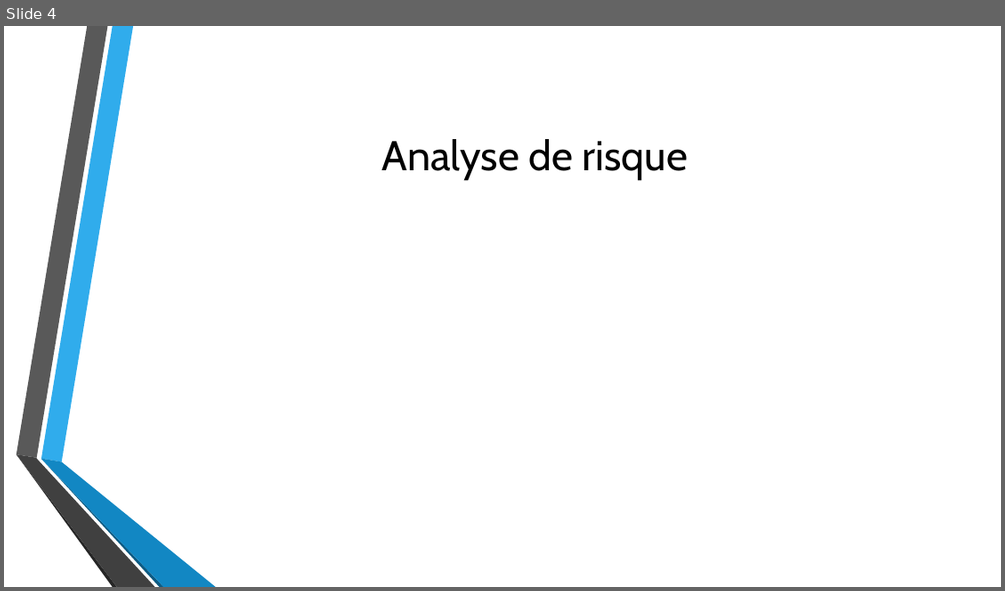
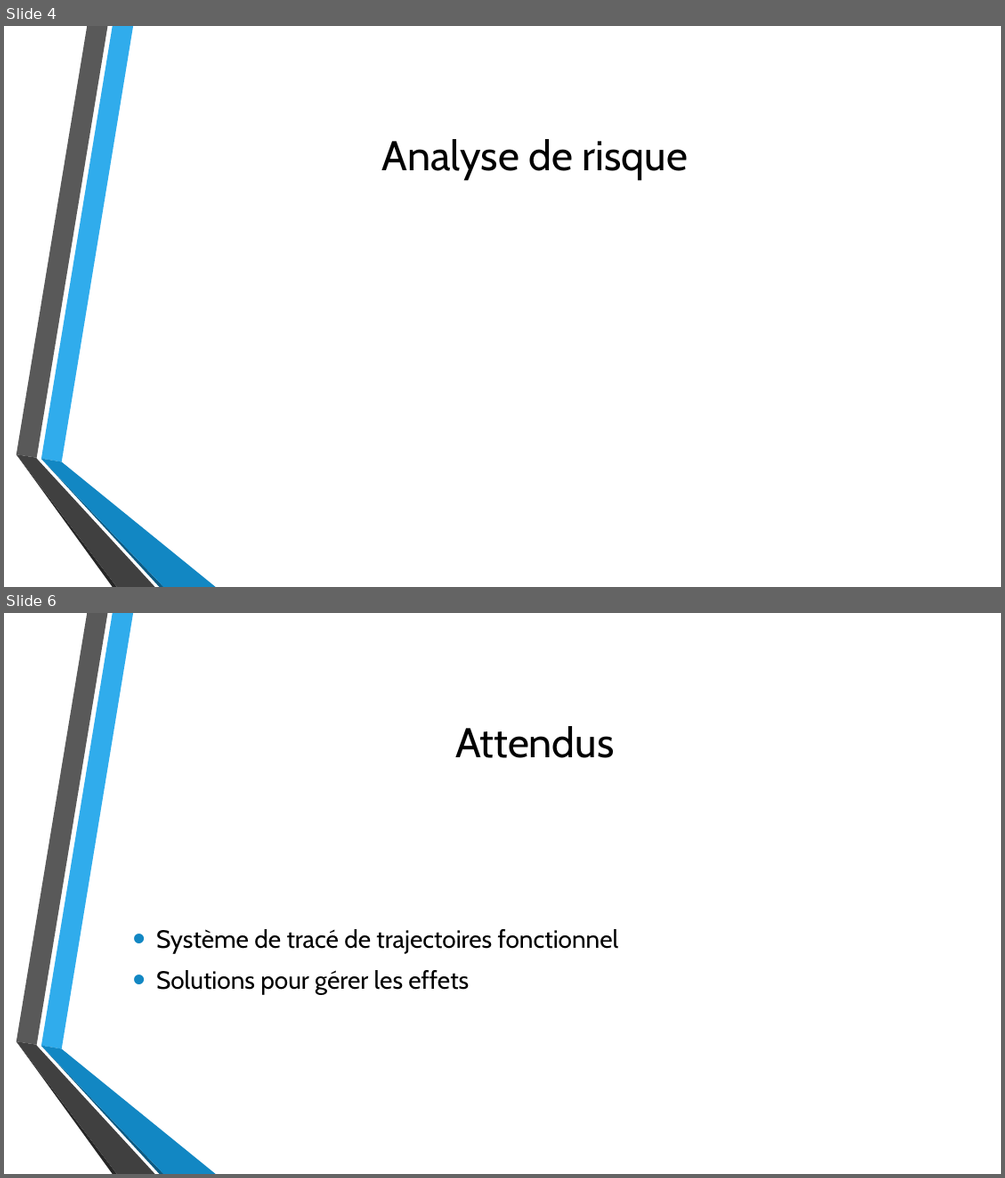
Before and after one commit to Bugro/CUBI, a slide deck: Com/Création et Utilisation d’un Billard Intelligent.pptx. Shown one above the other, each under a label of ours: slide 4 before the commit, slides 4 and 6 after it; the slides between them are not shown. The pictures are 1005x591 and 1005x1178 pixels, drawn with LibreOffice and Linux fonts; fonts in the diff are those of the drawing; background and template pictures are left out. Boxes give left, top, right and bottom in pixels: in the first picture for what was removed or moved away, otherwise in the second. Text is boxed around its words. In the diff, an @@ line names an element or a change of style, - is before the commit and + after.

```diff
--- a/Com/Création et Utilisation d’un Billard Intelligent.pptx
+++ b/Com/Création et Utilisation d’un Billard Intelligent.pptx
@@ slide 6 added at (4,613,1001,1174), background picture (left out); not listed: 6 template elements that a slide beside it also shows @@
@@ title added at (455,726,614,758), 40 pt, text #000000 @@
+Attendus
@@ text added at (156,929,619,995), 24 pt, text #000000 @@
+• Système de tracé de trajectoires fonctionnel
+• Solutions pour gérer les effets
```
Also in this commit, not shown: 2 slides changed, 1 other slide added, 2 slides removed, 1 other file.
